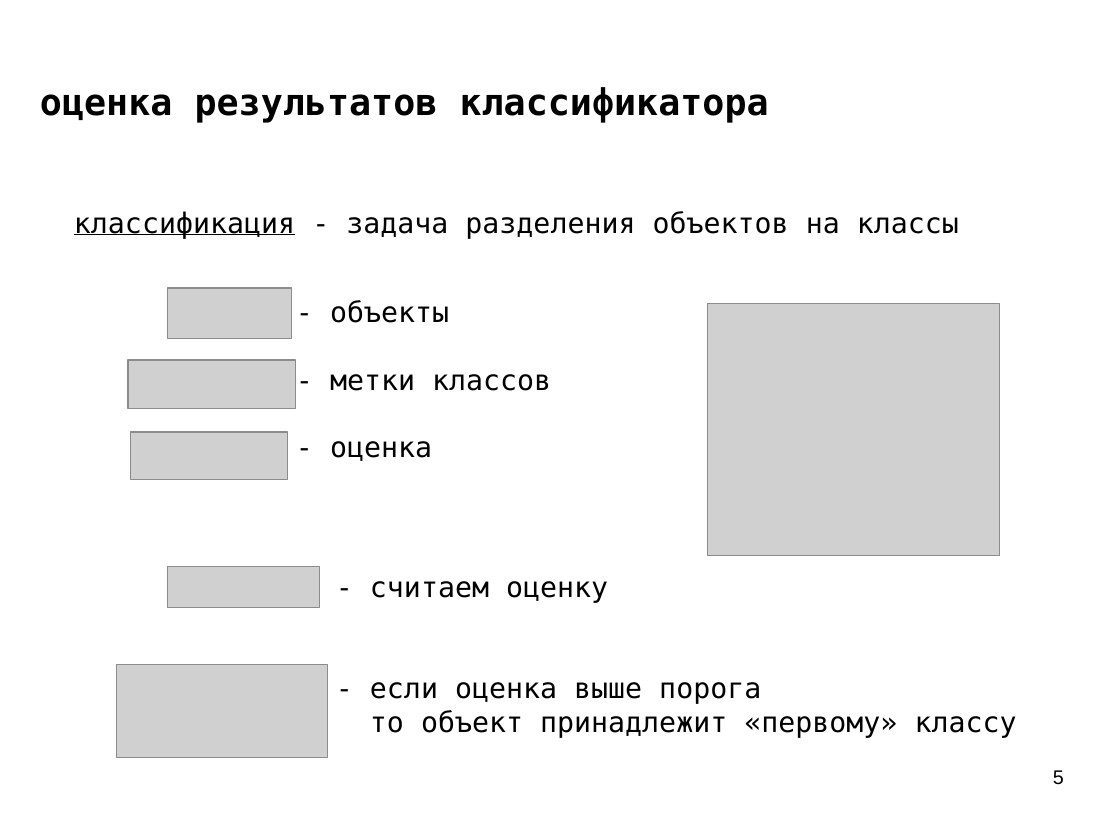
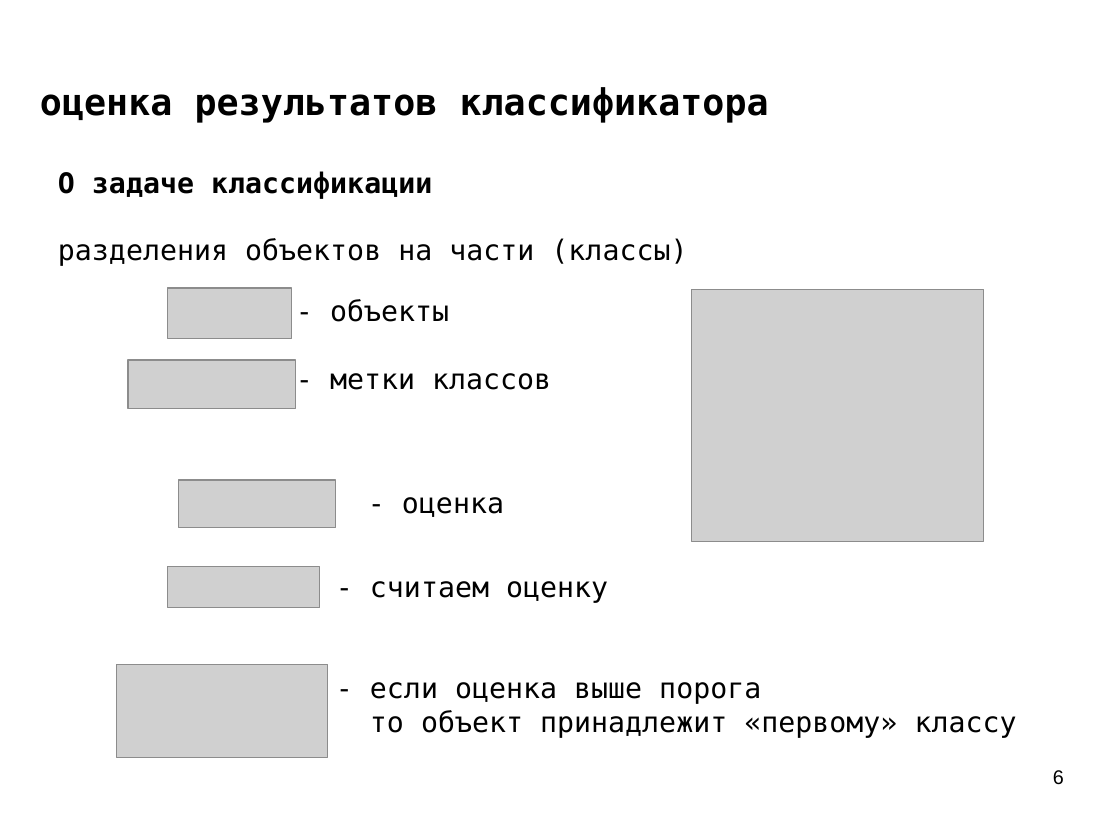
Before and after one commit to mechanoid5/ml_lectorium_legacy, a slide deck: slide 6 of 07-classifier-estimation.odp (slide 5 before the commit). Drawn at 1120x840 pixels with LibreOffice and Linux fonts; fonts in the diff are those of the drawing; grey boxes stand for pictures; background and template pictures are left out. Boxes give left, top, right and bottom in pixels: in the first picture for what was removed or moved away, otherwise in the second. Text is boxed around its words. In the diff, an @@ line names an element or a change of style, - is before the commit and + after.

```diff
--- a/07-classifier-estimation.odp
+++ b/07-classifier-estimation.odp
@@ text at (58,171,687,266): text changed @@
-классификация - задача разделения объектов на классы
+О задаче классификации
+разделения объектов на части (классы)
@@ subtitle "- объекты" at (330,299,551,390): vertical alignment middle to top @@
@@ picture: place and size @@
-picture at (708,304,1000,556)
+picture at (692,290,984,542)
@@ subtitle at (330,441,432,461): paragraph removed @@
-- оценка
@@ picture: place and size @@
-picture at (131,432,289,480)
+picture at (179,480,336,527)
@@ text added at (402,497,504,517), 20 pt, text #000000 @@
+- оценка
@@ page number at (1053,770,1064,785): text changed @@
-5
+6
```
Also in this commit, not shown: 8 other slides changed, 10 slides added, 6 slides removed, 2 other files.
